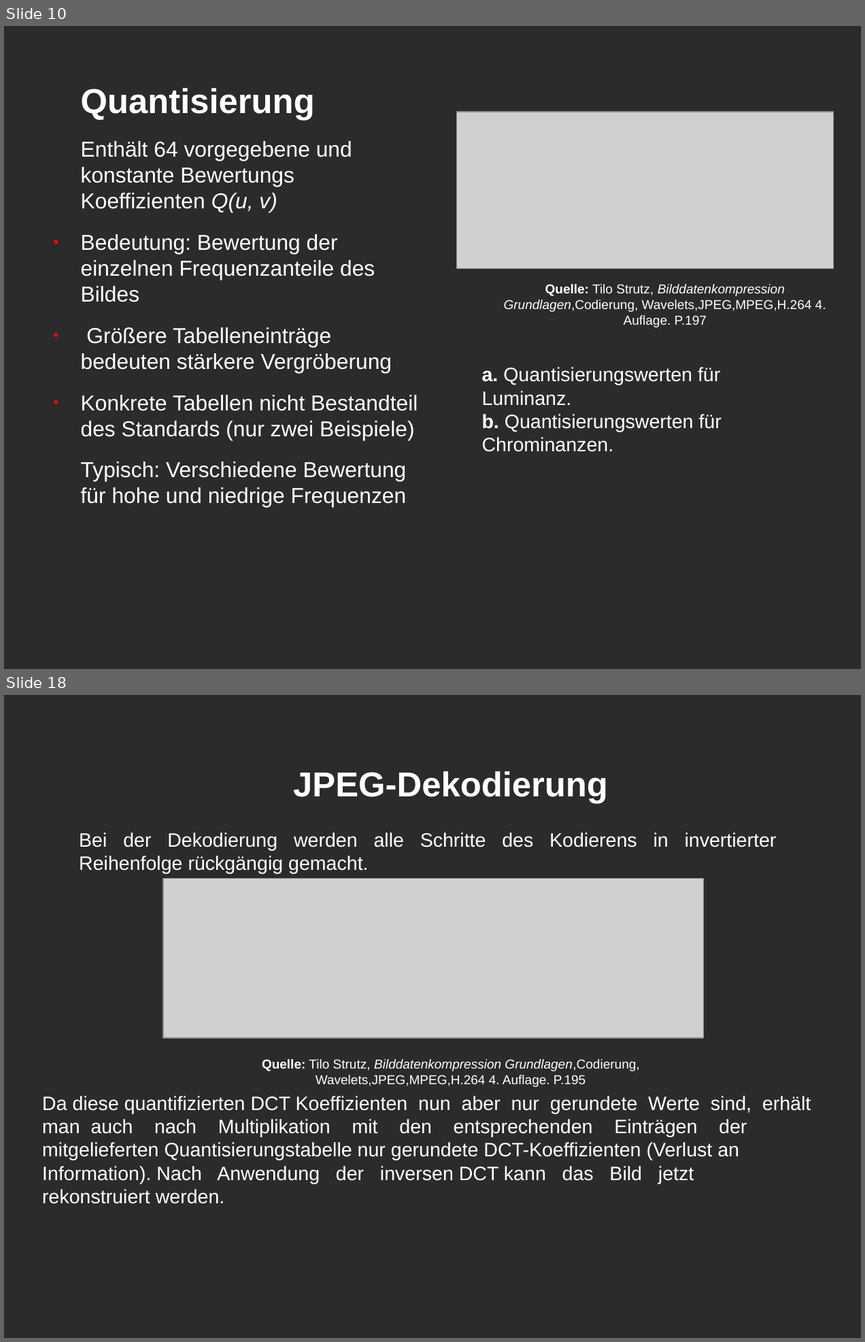
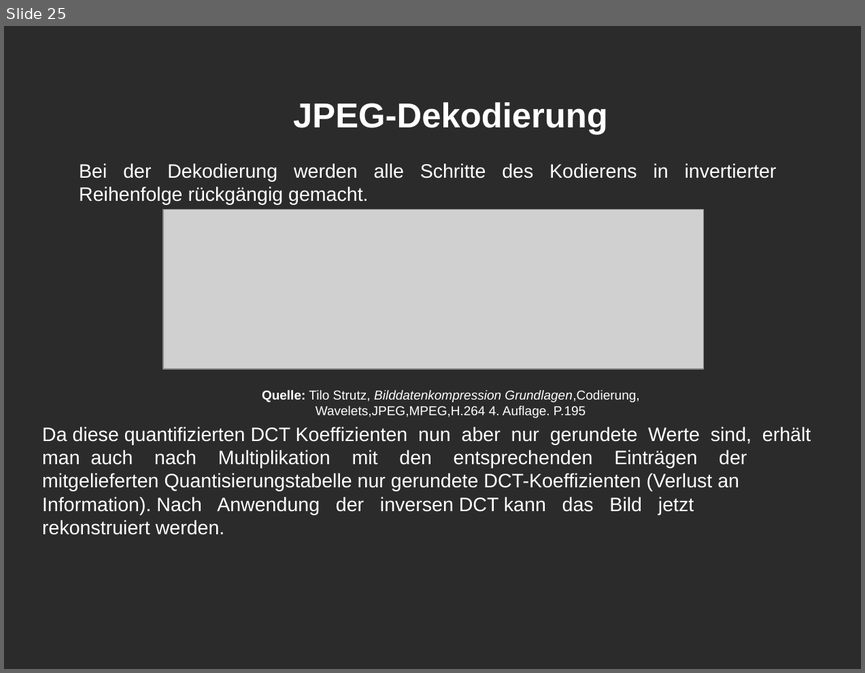
Before and after one commit to brayanGuarnizo/Datenkompresion, a slide deck: Daten kompresion.odp. Shown one above the other, each under a label of ours: slides 10 and 18 before the commit, slide 25 after it; the slides between them are not shown. The pictures are 865x1342 and 865x673 pixels, drawn with LibreOffice and Linux fonts; fonts in the diff are those of the drawing; grey boxes stand for pictures; background and template pictures are left out; a plain dark background stands for a picture behind light text. Boxes give left, top, right and bottom in pixels: in the first picture for what was removed or moved away, otherwise in the second. Text is boxed around its words. In the diff, an @@ line names an element or a change of style, - is before the commit and + after.

```diff
--- a/Daten kompresion.odp
+++ b/Daten kompresion.odp
@@ slide 10 removed at <box>4,26,861,669</box>, background picture (left out) @@
@@ text removed at <box>81,88,417,507</box> @@
-Quantisierung
-Enthält 64 vorgegebene und konstante Bewertungs Koeffizienten Q(u, v)
-● Bedeutung: Bewertung der einzelnen Frequenzanteile des Bildes
-● Größere Tabelleneinträge bedeuten stärkere Vergröberung
-● Konkrete Tabellen nicht Bestandteil des Standards (nur zwei Beispiele)
-Typisch: Verschiedene Bewertung für hohe und niedrige Frequenzen
@@ picture removed at <box>458,112,834,268</box> @@
@@ text removed at <box>504,284,826,327</box> @@
-Quelle: Tilo Strutz, Bilddatenkompression Grundlagen,Codierung, Wavelets,JPEG,MPEG,H.264 4. Auflage. P.197
@@ text removed at <box>482,367,721,452</box> @@
-a. Quantisierungswerten für Luminanz.
-b. Quantisierungswerten für Chrominanzen.
@@ what was slide 18 is now slide 25 @@
```
Also in this commit, not shown: 15 slides changed, 9 slides added.
